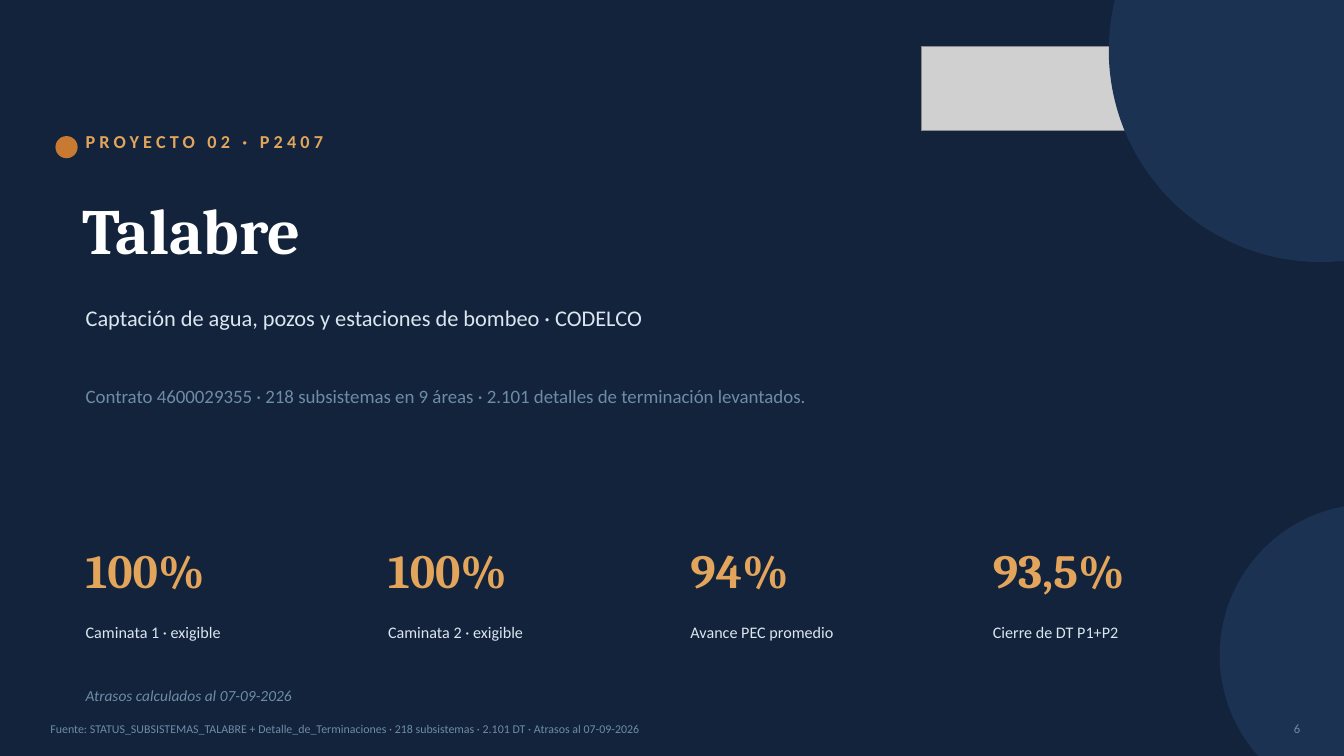
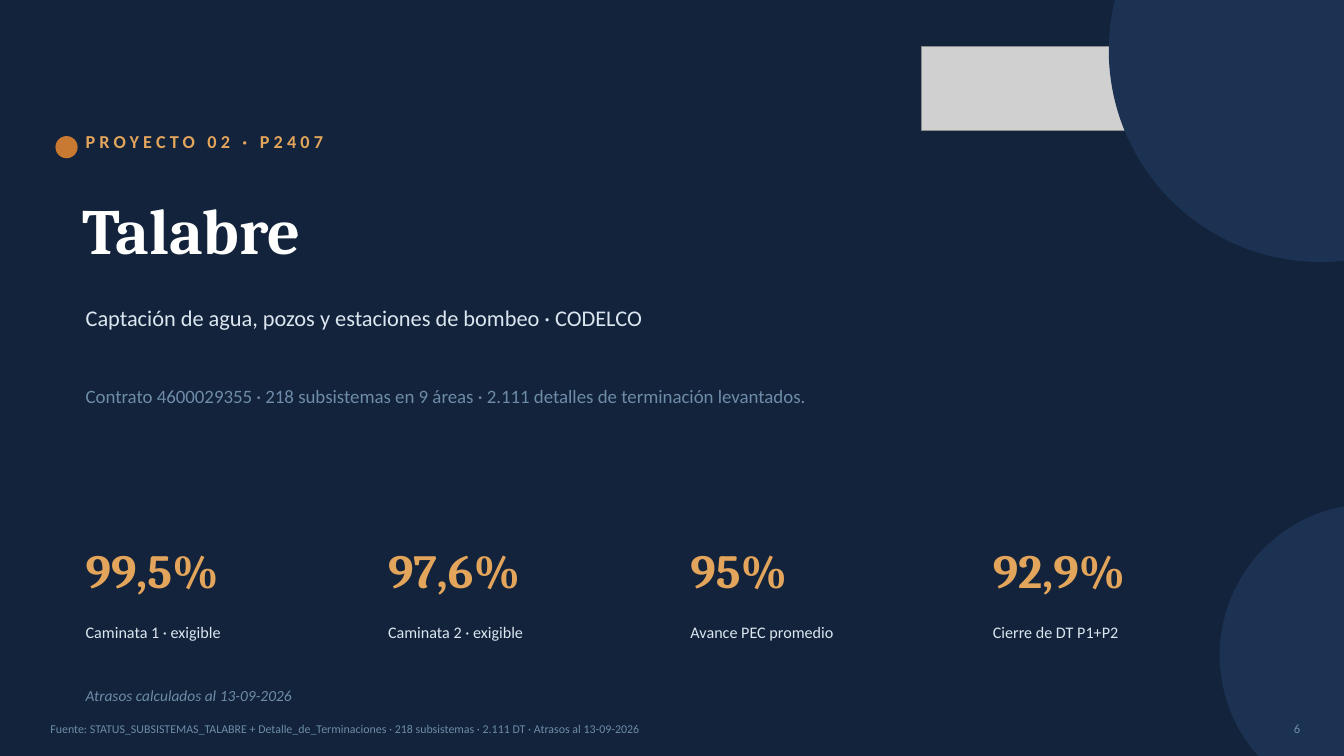
Before and after one commit to tdkvalex/Dashboard-HSEQ, a slide deck: slide 6 of panel_control_TOP_P1/Panel_Control_TOP_P1.pptx. Drawn at 1344x756 pixels with LibreOffice and Linux fonts; fonts in the diff are those of the drawing; grey boxes stand for pictures. Boxes give left, top, right and bottom in pixels: in the first picture for what was removed or moved away, otherwise in the second. Text is boxed around its words. In the diff, an @@ line names an element or a change of style, - is before the commit and + after.

```diff
--- a/panel_control_TOP_P1/Panel_Control_TOP_P1.pptx
+++ b/panel_control_TOP_P1/Panel_Control_TOP_P1.pptx
@@ text at [86, 390, 806, 403]: text changed @@
-Contrato 4600029355 · 218 subsistemas en 9 áreas · 2.101 detalles de terminación levantados.
+Contrato 4600029355 · 218 subsistemas en 9 áreas · 2.111 detalles de terminación levantados.
@@ text at [86, 555, 219, 595]: text changed @@
-100%
+99,5%
@@ text at [388, 556, 520, 595]: text changed @@
-100%
+97,6%
@@ text at [690, 556, 786, 590]: text changed @@
-94%
+95%
@@ text at [993, 555, 1125, 595]: text changed @@
-93,5%
+92,9%
@@ text at [86, 690, 292, 701]: text changed @@
-Atrasos calculados al 07-09-2026
+Atrasos calculados al 13-09-2026
@@ text at [50, 725, 640, 735]: text changed @@
-Fuente: STATUS_SUBSISTEMAS_TALABRE + Detalle_de_Terminaciones · 218 subsistemas · 2.101 DT · Atrasos al 07-09-2026
+Fuente: STATUS_SUBSISTEMAS_TALABRE + Detalle_de_Terminaciones · 218 subsistemas · 2.111 DT · Atrasos al 13-09-2026
```
Also in this commit, not shown: 11 other slides changed, 5 other files.
